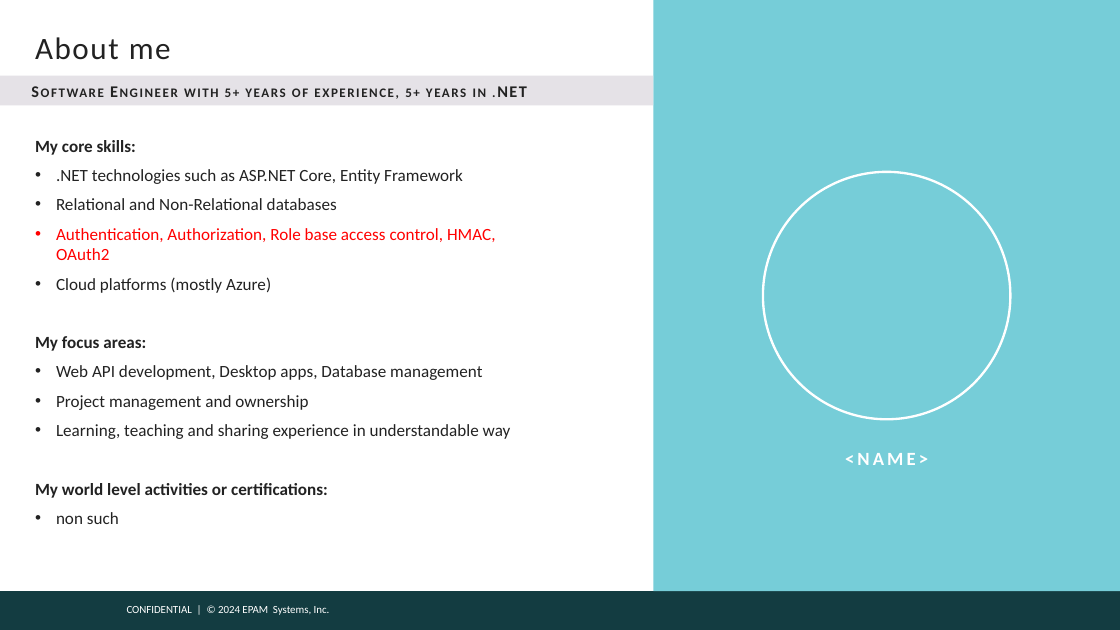
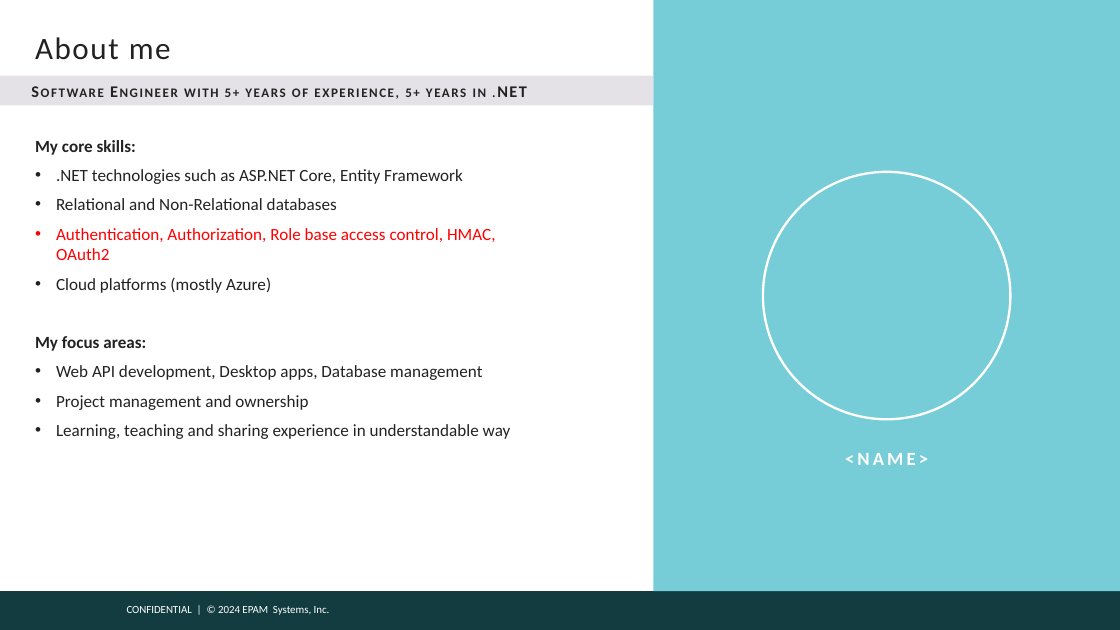
Before and after one commit to victoravt/Papers, a slide deck: slide 2 of Assessment Epam A2-A3/presentation-template.pptx. Drawn at 1120x630 pixels with LibreOffice and Linux fonts; fonts in the diff are those of the drawing; background and template pictures are left out. Boxes give left, top, right and bottom in pixels: in the first picture for what was removed or moved away, otherwise in the second. Text is boxed around its words. In the diff, an @@ line names an element or a change of style, - is before the commit and + after.

```diff
--- a/Assessment Epam A2-A3/presentation-template.pptx
+++ b/Assessment Epam A2-A3/presentation-template.pptx
@@ text at (x1=35, y1=483, x2=328, y2=524): paragraphs removed @@
-My world level activities or certifications:
-• non such
```
Also in this commit, not shown: 8 other slides changed, 1 slide added, 1 other file.
